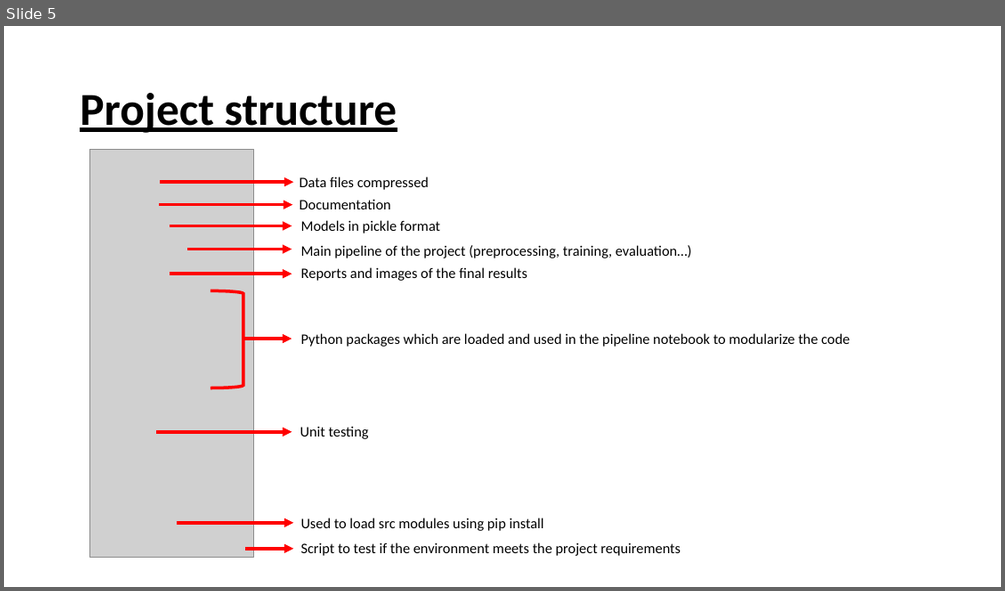
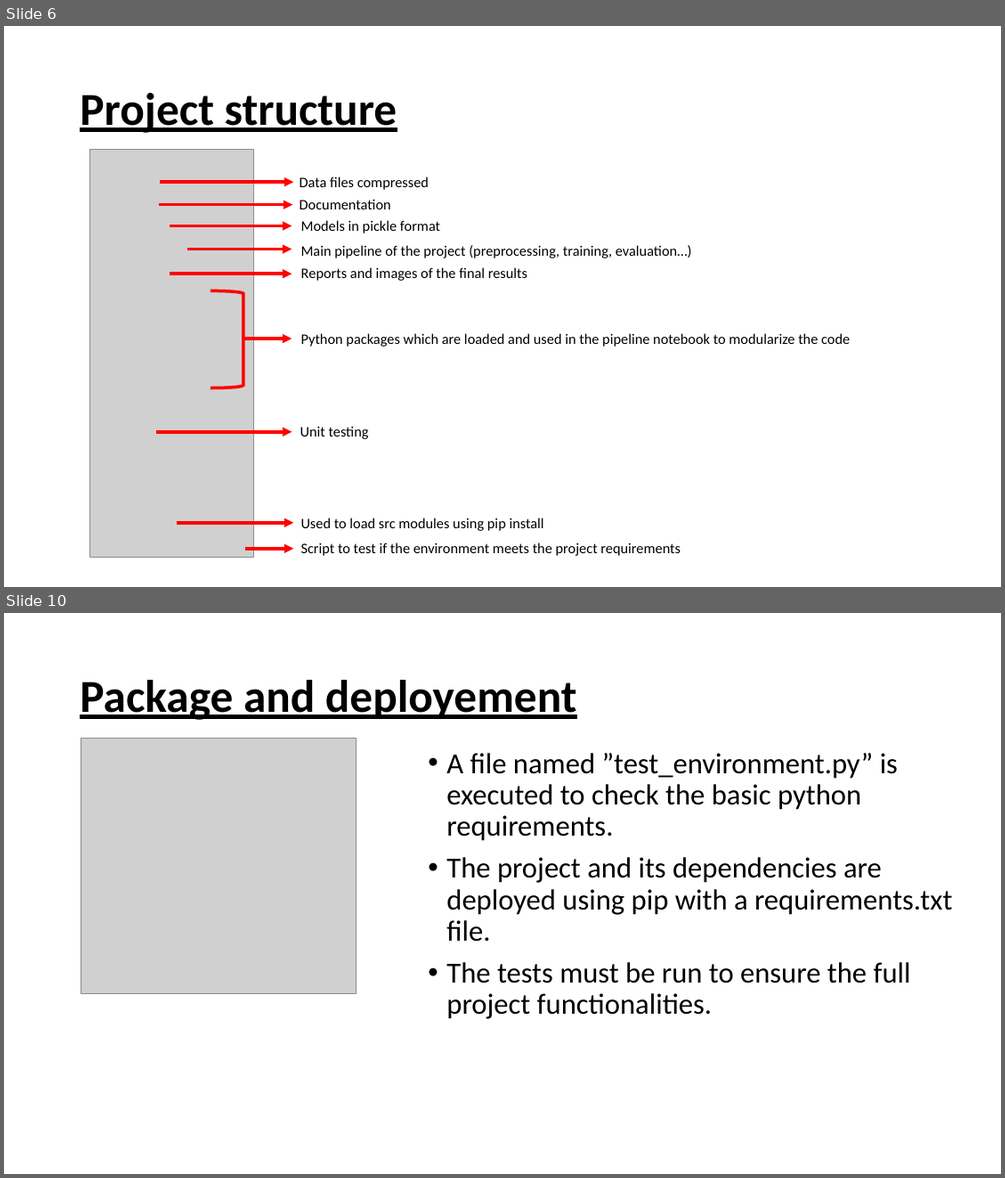
Before and after one commit to gatrikh/project_m05, a slide deck: presentation/presentation.pptx. Shown one above the other, each under a label of ours: slide 5 before the commit, slides 6 and 10 after it; the slides between them are not shown. The pictures are 1005x591 and 1005x1178 pixels, drawn with LibreOffice and Linux fonts; fonts in the diff are those of the drawing; grey boxes stand for pictures. Boxes give left, top, right and bottom in pixels: in the first picture for what was removed or moved away, otherwise in the second. Text is boxed around its words. In the diff, an @@ line names an element or a change of style, - is before the commit and + after.

```diff
--- a/presentation/presentation.pptx
+++ b/presentation/presentation.pptx
@@ slide 10 added at [4, 613, 1001, 1174], background #FFFFFF @@
@@ title added at [80, 680, 577, 720], 44 pt, text #000000, bold, underline @@
+Package and deployement
@@ picture added at [81, 738, 356, 994] @@
@@ text added at [446, 753, 952, 1019], 28 pt, text #000000 @@
+• A file named ”test_environment.py” is executed to check the basic python requirements.
+• The project and its dependencies are deployed using pip with a requirements.txt file.
+• The tests must be run to ensure the full project functionalities.
@@ what was slide 5 is now slide 6 @@
```
Also in this commit, not shown: 3 slides changed, 4 other slides added, 1 slide removed, 2 other files.
